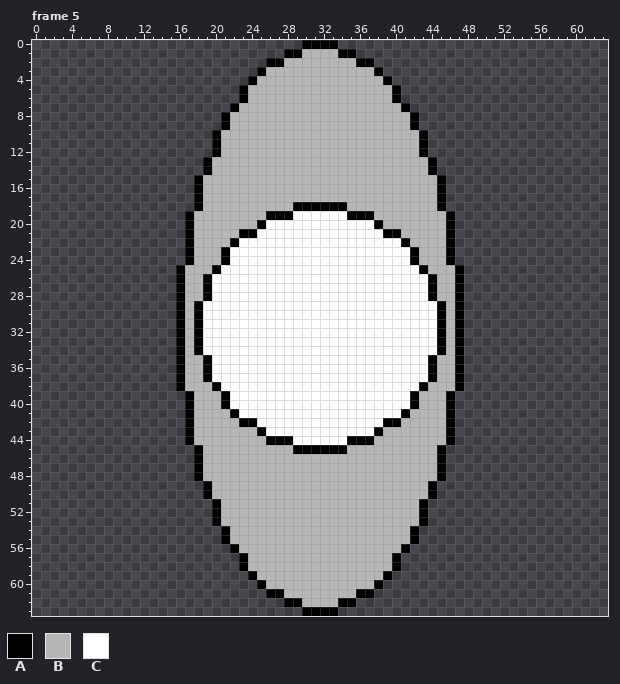
Pixel-art file, stored at src/assets/images/basic_infantry.aseprite. Above is the file before it was changed.
64x64 pixels, 11 frames. Shown: frame 5. The commit also changed other frames, which this record leaves out.
Visible layers, top first: "body", "bottom foot", "top foot".
Palette (. is transparent): A #000000  B #b6b6b6  C #ffffff
Pixels before, frame 5 (only the part around the change), first column x 39:
24 CCCABBBA.................
25 CCCCABBBA................
26 CCCCCABBA................
27 CCCCCABBA................
28 CCCCCABBA................
29 CCCCCCABA................
30 CCCCCCABA................
31 CCCCCCABA................
32 CCCCCCABA................
33 CCCCCCABA................
34 CCCCCCABA................
35 CCCCCABBA................
36 CCCCCABBA................
37 CCCCCABBA................
38 CCCCABBBA................
39 CCCABBBA.................
40 CCCABBBA.................
41 CCABBBBA.................
42 AABBBBBA.................
43 BBBBBBBA.................
44 BBBBBBBA.................
45 BBBBBBA..................
46 BBBBBBA..................
47 BBBBBBA..................
48 BBBBBBA..................
49 BBBBBA...................
50 BBBBBA...................
51 BBBBA....................
52 BBBBA....................
53 BBBBA....................
54 BBBA.....................
55 BBBA.....................
56 BBA......................
57 BA.......................
58 BA.......................
59 A........................
Once edited:
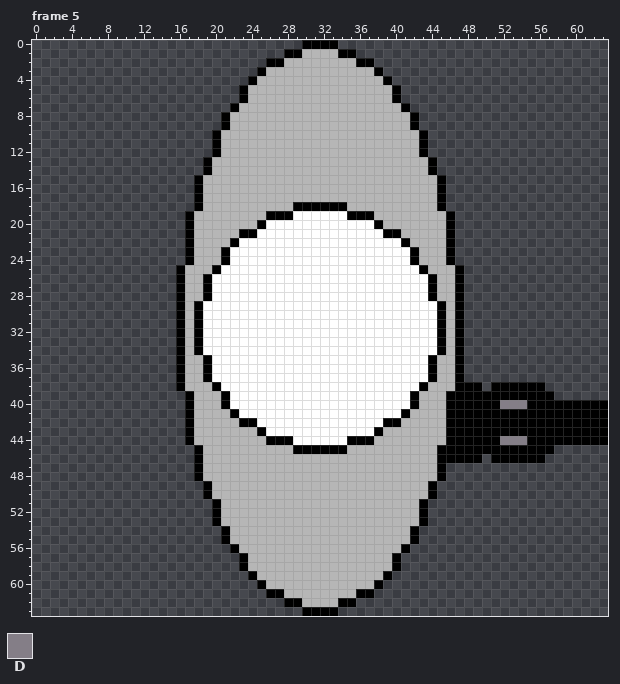
Colours new in this view: D #847e87
Commit: removal of temp soldier from map2
What changed:
layer "gun" added
Frame 5, layer "gun":
Colour A is added in row 38 at x 48 to 49 and 51 to 56; in row 39 at x 47 to 57; in row 40 at x 47 to 51 and 55 to 63; in rows 41 to 43 at x 47 to 63; in row 44 at x 47 to 51 and 55 to 63; in row 45 at x 46 to 57.
Colour A is added in row 46 at x 46 to 49 and 51 to 56.
Colour D is added in row 40 at x 52 to 54; in row 44 at x 52 to 54.
